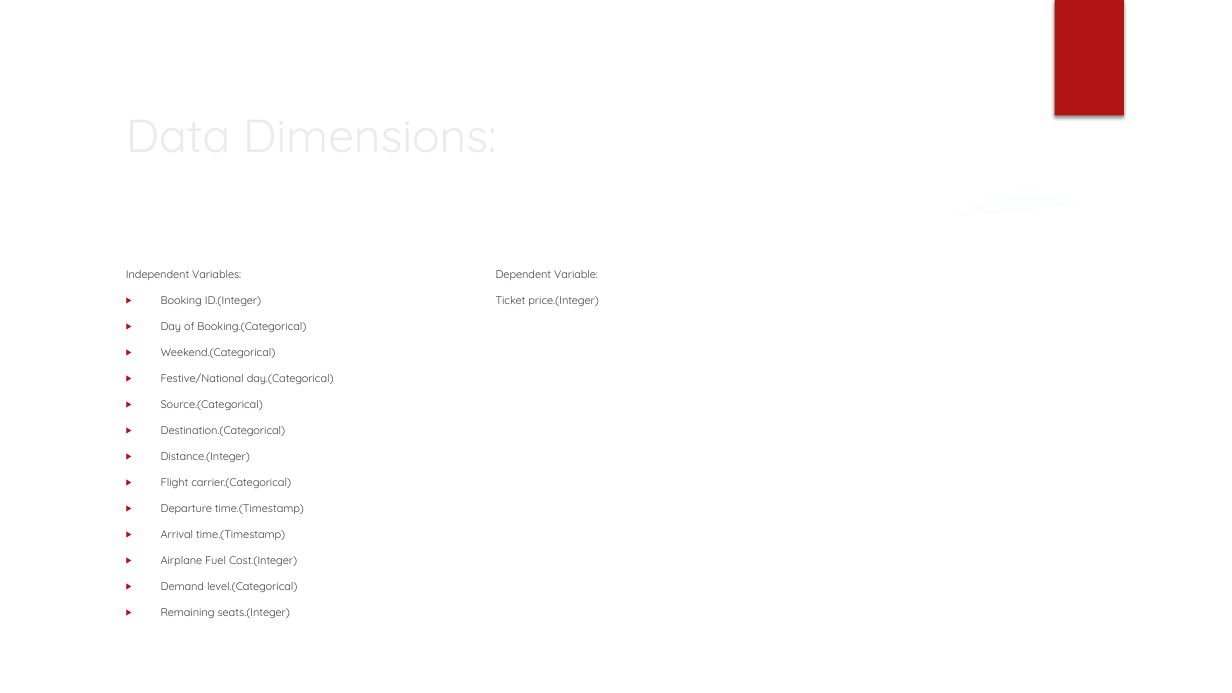
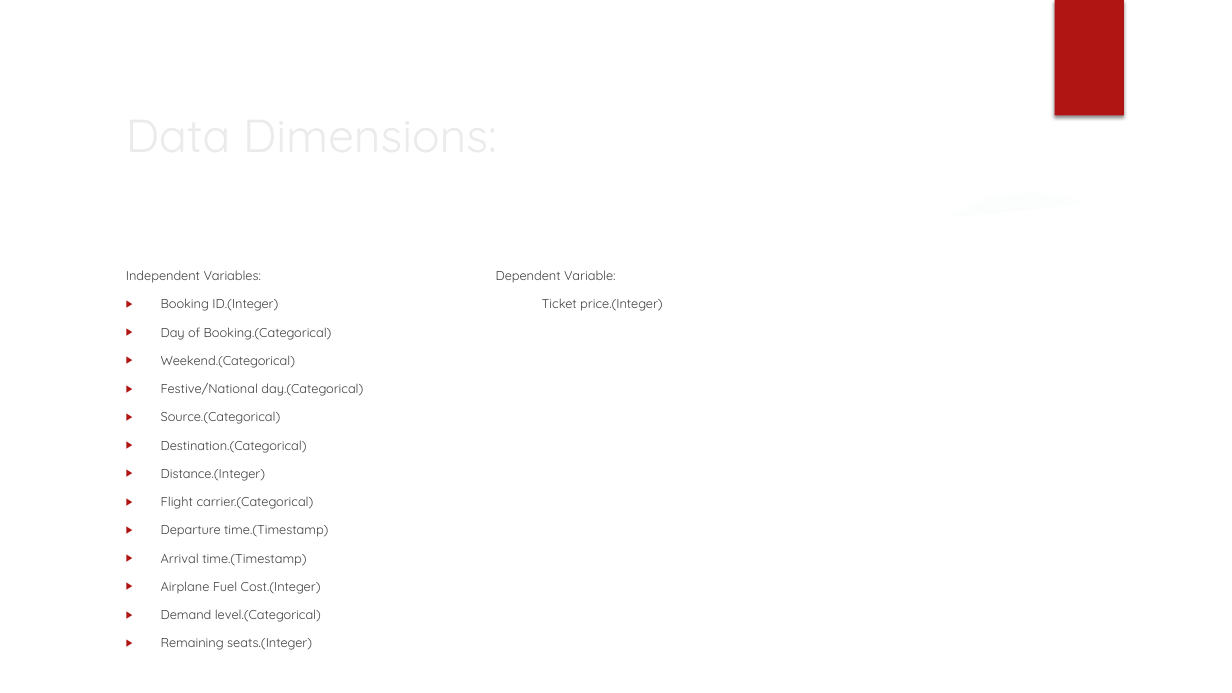
Before and after one commit to sumedha765/Jet2_Travel_Assignment, a slide deck: slide 3 of Airline_Use_Case/Technical_Assessment_Airline_Yield_Management_System.pptx. Drawn at 1232x693 pixels with LibreOffice and Linux fonts; fonts in the diff are those of the drawing; background and template pictures are left out. Boxes give left, top, right and bottom in pixels: in the first picture for what was removed or moved away, otherwise in the second. Text is boxed around its words. In the diff, an @@ line names an element or a change of style, - is before the commit and + after.

```diff
--- a/Airline_Use_Case/Technical_Assessment_Airline_Yield_Management_System.pptx
+++ b/Airline_Use_Case/Technical_Assessment_Airline_Yield_Management_System.pptx
@@ text "Independent Variables: Dependent Variable:" at [126, 270, 363, 650]: size 8.6 to 10 pt @@
```
Also in this commit, not shown: 2 other slides changed, 3 slides added.
